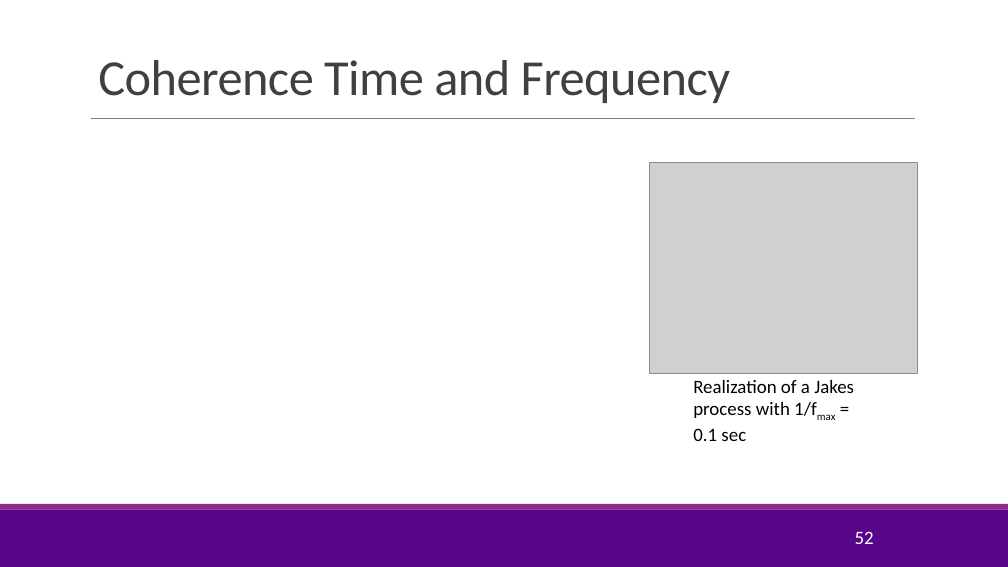
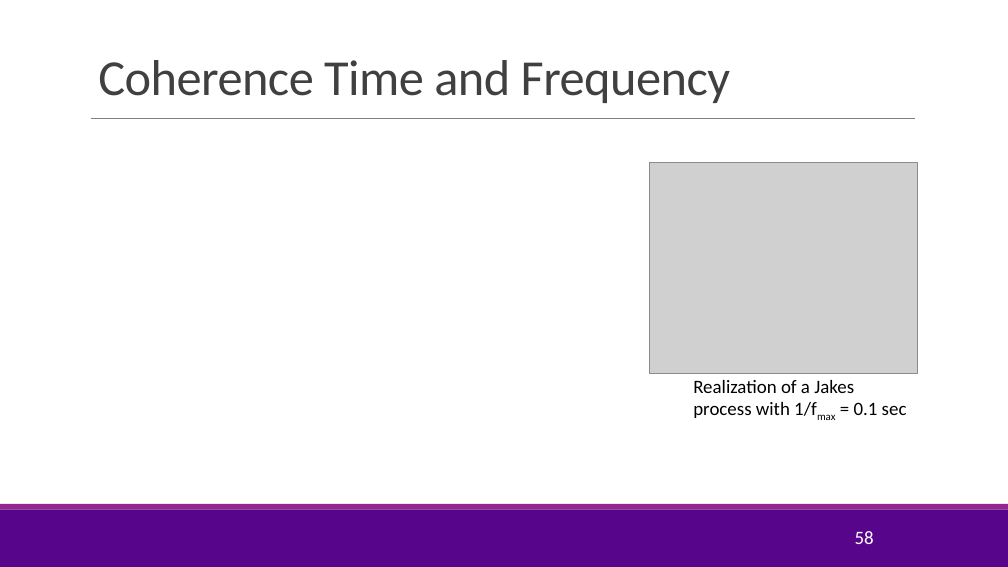
Before and after one commit to sdrangan/wirelesscomm, a slide deck: slide 58 of lectures/Unit03_Fading.pptx (slide 52 before the commit). Drawn at 1008x567 pixels with LibreOffice and Linux fonts; fonts in the diff are those of the drawing; grey boxes stand for pictures; background and template pictures are left out. Boxes give left, top, right and bottom in pixels: in the first picture for what was removed or moved away, otherwise in the second. Text is boxed around its words. In the diff, an @@ line names an element or a change of style, - is before the commit and + after.

```diff
--- a/lectures/Unit03_Fading.pptx
+++ b/lectures/Unit03_Fading.pptx
@@ text "Realization of a Jakes process ..." rewrapped from <box>693,380,854,441</box> to <box>693,380,907,418</box> @@
@@ page number at <box>855,531,874,544</box>: text changed @@
-52
+58
```
Also in this commit, not shown: 15 other slides changed, 13 slides added, 6 slides removed, 11 other files.
